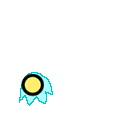
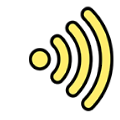
Revision of a layered 120 × 120 image; what changed, layer by layer:
added layer "KawaiiIcons_NoBG008.png Merged" above "KawaiiIcons_NoBG008.png" over [19, 6, 114, 112]
hid "Copy of Paint Layer 2 Merged" over [19, 6, 114, 112]
